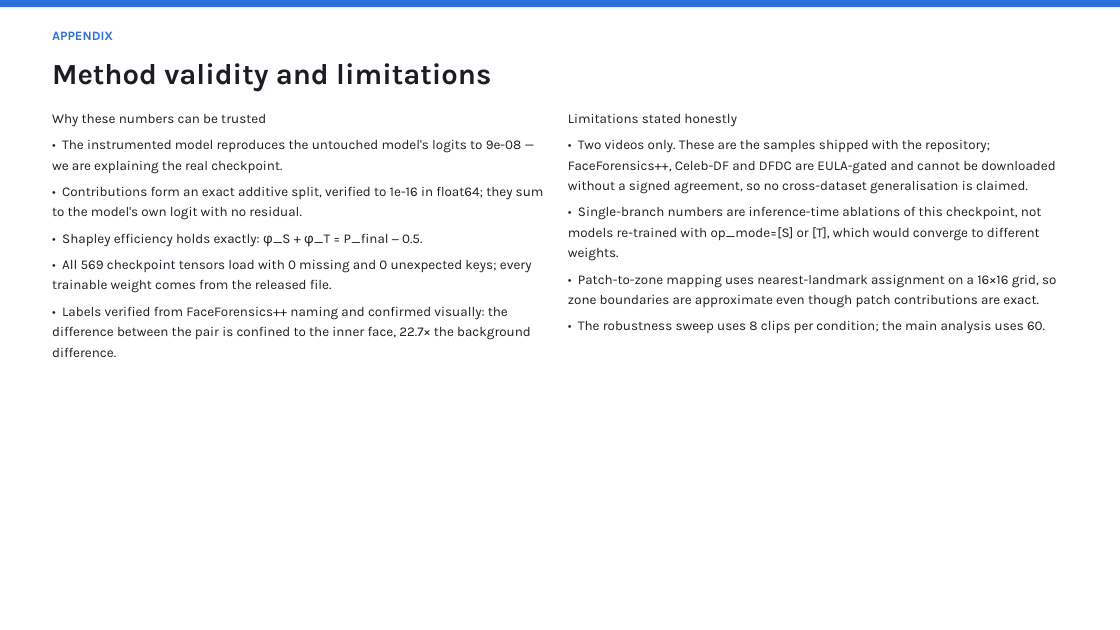
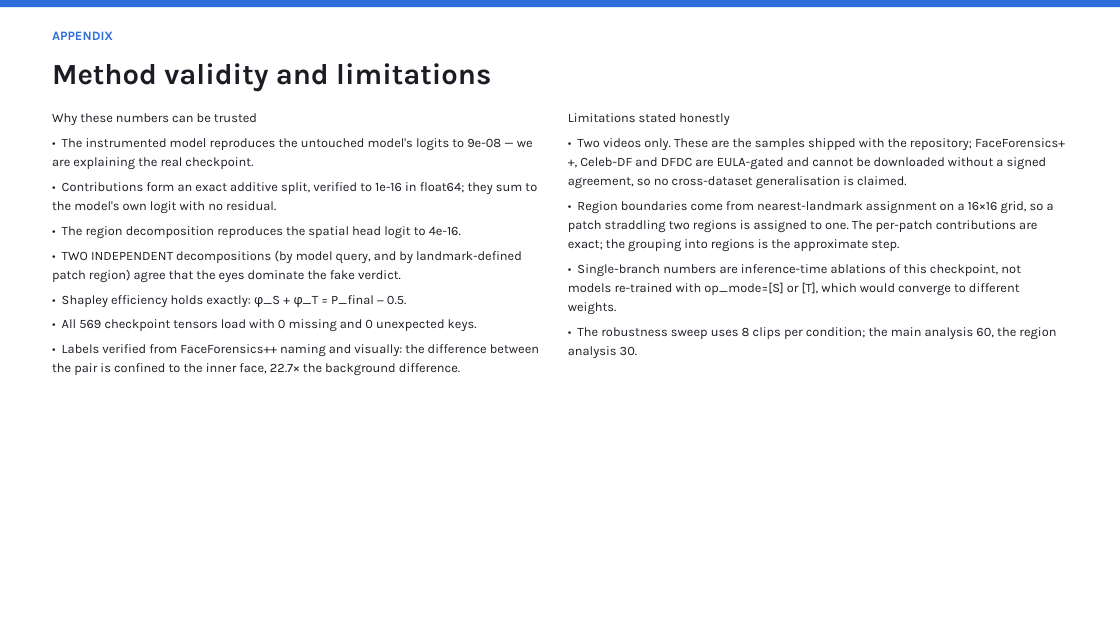
Before and after one commit to roshanraj9136/dfd-fcg-explainability, a slide deck: slide 16 of results/DFD_FCG_Explainability.pptx (slide 14 before the commit). Drawn at 1120x630 pixels with LibreOffice and Linux fonts; fonts in the diff are those of the drawing. Boxes give left, top, right and bottom in pixels: in the first picture for what was removed or moved away, otherwise in the second. Text is boxed around its words. In the diff, an @@ line names an element or a change of style, - is before the commit and + after.

Commit message:
Add region-based spatial attribution (patches grouped by facial landmarks)
The spatial feature y_s is a sum over the 256 patches as well as over layers and
queries, so the same exact decomposition yields per-patch and per-region shares.
Patches are grouped into eyes/nose/lips/skin/background using the 68 landmarks.

- exact per-region spatial attribution (additivity verified to 4e-16)
- FAKE driven by eye patches 47.7%; REAL by nose patches 55.7% (signed -0.640)
- cross-validates the query-space view (eyes 45.6% vs 47.7%) via an independent route
- branches read different regions: spatial favours eyes, temporal favours skin
- new finding: the nose FCG query is localised on the real face (86.2% own region)
  but drifts onto skin on the fake (9.1%), explaining the query/region discrepancy
- deck extended to 17 slides, layout re-validated

```diff
--- a/results/DFD_FCG_Explainability.pptx
+++ b/results/DFD_FCG_Explainability.pptx
@@ text at <box>52,113,537,307</box>: size 11.5 to 11 pt in "Why these numbers can be trusted", "• The instrumented model reproduces the untouched ...", "• Contributions form an exact additive split, ...", "• Shapley efficiency holds exactly: φ_S + ..."; line spacing 1.27 to 1.24 @@
@@ text at <box>568,113,1065,314</box>: size 11.5 to 11 pt in "Limitations stated honestly", "• Two videos only. These are the ...", "• Single-branch numbers are inference-time ablations of ..."; line spacing 1.27 to 1.24 @@
@@ text at <box>568,201,1054,251</box>: paragraph added @@
+• Region boundaries come from nearest-landmark assignment on a 16×16 grid, so a patch straddling two regions is assigned to one. The per-patch contributions are exact; the grouping into regions is the approximate step.
@@ text at <box>52,226,522,282</box>: paragraphs added @@
+• The region decomposition reproduces the spatial head logit to 4e-16.
+• TWO INDEPENDENT decompositions (by model query, and by landmark-defined patch region) agree that the eyes dominate the fake verdict.
@@ text at <box>52,319,539,375</box>: text changed; size 11.5 to 11 pt @@
-• All 569 checkpoint tensors load with 0 missing and 0 unexpected keys; every trainable weight comes from the released file.
-• Labels verified from FaceForensics++ naming and confirmed visually: the difference between the pair is confined to the inner face, 22.7× the background difference.
+• All 569 checkpoint tensors load with 0 missing and 0 unexpected keys.
+• Labels verified from FaceForensics++ naming and visually: the difference between the pair is confined to the inner face, 22.7× the background difference.
@@ text at <box>568,327,1056,358</box>: text changed; size 11.5 to 11 pt @@
-• Patch-to-zone mapping uses nearest-landmark assignment on a 16×16 grid, so zone boundaries are approximate even though patch contributions are exact.
-• The robustness sweep uses 8 clips per condition; the main analysis uses 60.
+• The robustness sweep uses 8 clips per condition; the main analysis 60, the region analysis 30.
```
Also in this commit, not shown: 4 other slides changed, 2 slides added, 9 other files.
